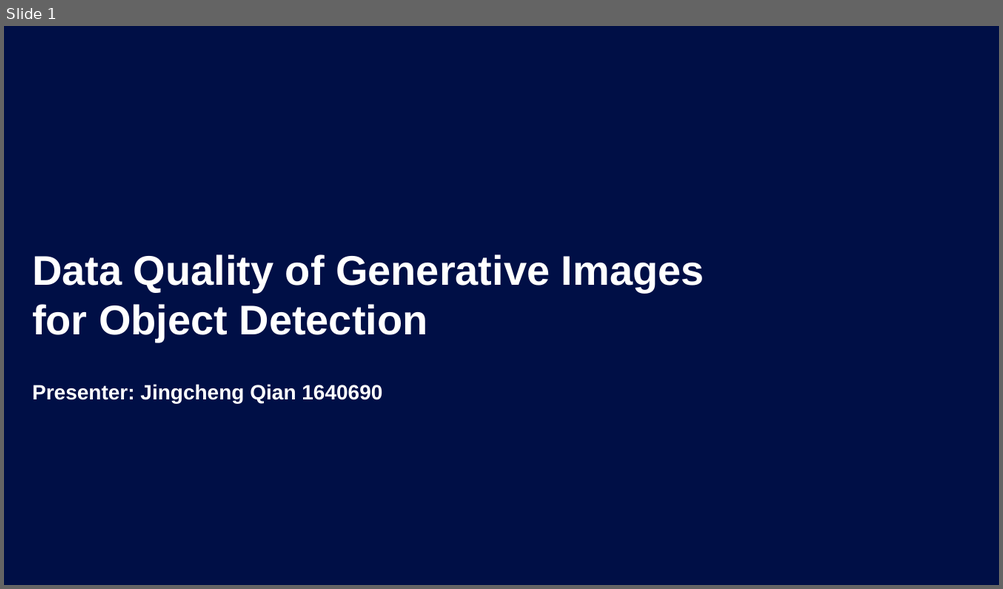
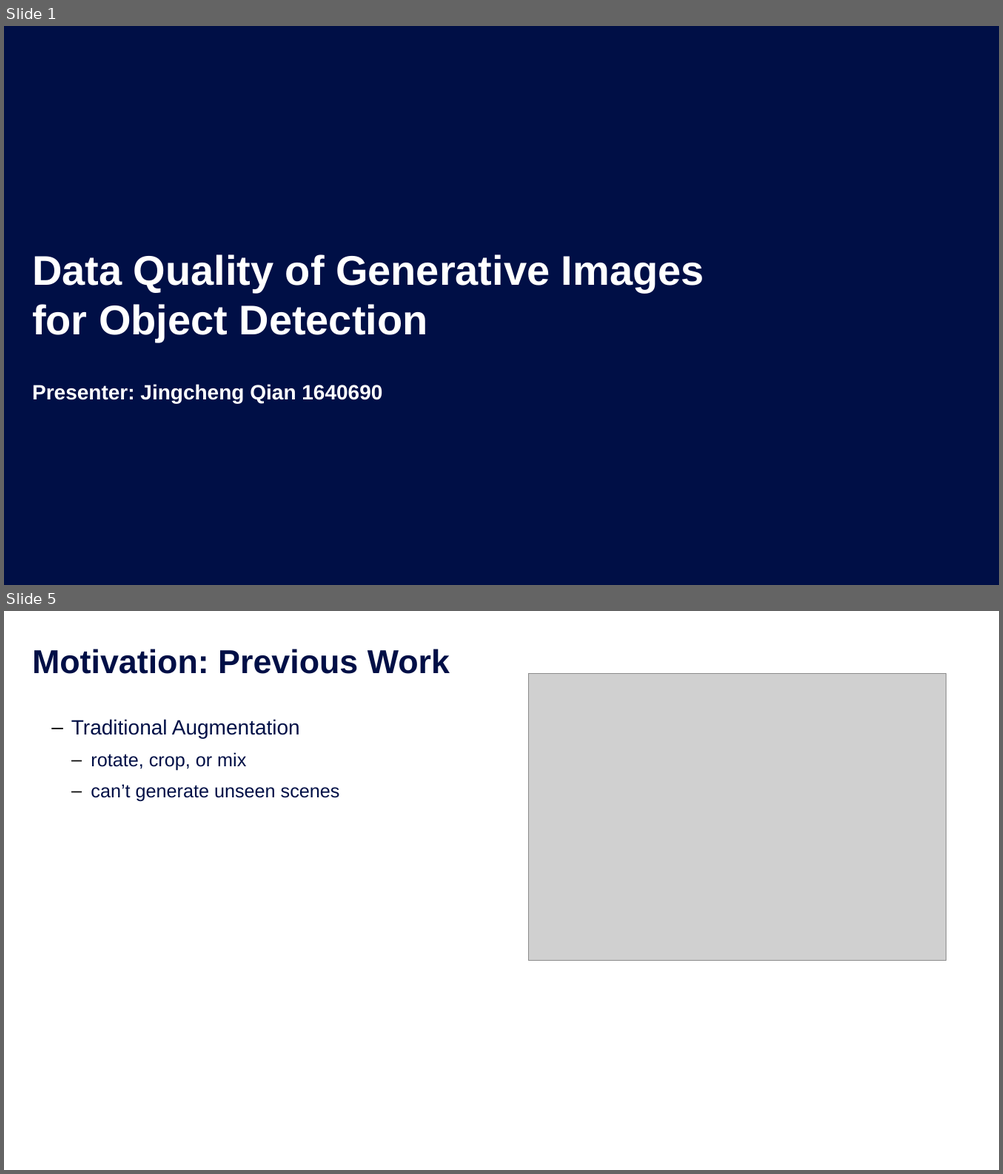
Before and after one commit to chengchengchenchen/MCS-Research-Project, a slide deck: doc/Presentation.pptx. Shown one above the other, each under a label of ours: slide 1 before the commit, slides 1 and 5 after it; the slides between them are not shown. The pictures are 1003x589 and 1003x1174 pixels, drawn with LibreOffice and Linux fonts; fonts in the diff are those of the drawing; grey boxes stand for pictures; background and template pictures are left out. Boxes give left, top, right and bottom in pixels: in the first picture for what was removed or moved away, otherwise in the second. Text is boxed around its words. In the diff, an @@ line names an element or a change of style, - is before the commit and + after.

```diff
--- a/doc/Presentation.pptx
+++ b/doc/Presentation.pptx
@@ slide 5 added at <box>4,611,999,1170</box>, background #FFFFFF @@
@@ title added at <box>32,649,449,674</box>, 32 pt, text #000F46, bold @@
+Motivation: Previous Work
@@ picture added at <box>529,674,945,961</box> @@
@@ text added at <box>71,719,340,802</box>, 18 pt, text #000F46 @@
+      ‒ Traditional Augmentation
+        ‒ rotate, crop, or mix
+        ‒ can’t generate unseen scenes
```
Also in this commit, not shown: 16 other slides added, 7 slides removed, 15 other files.
